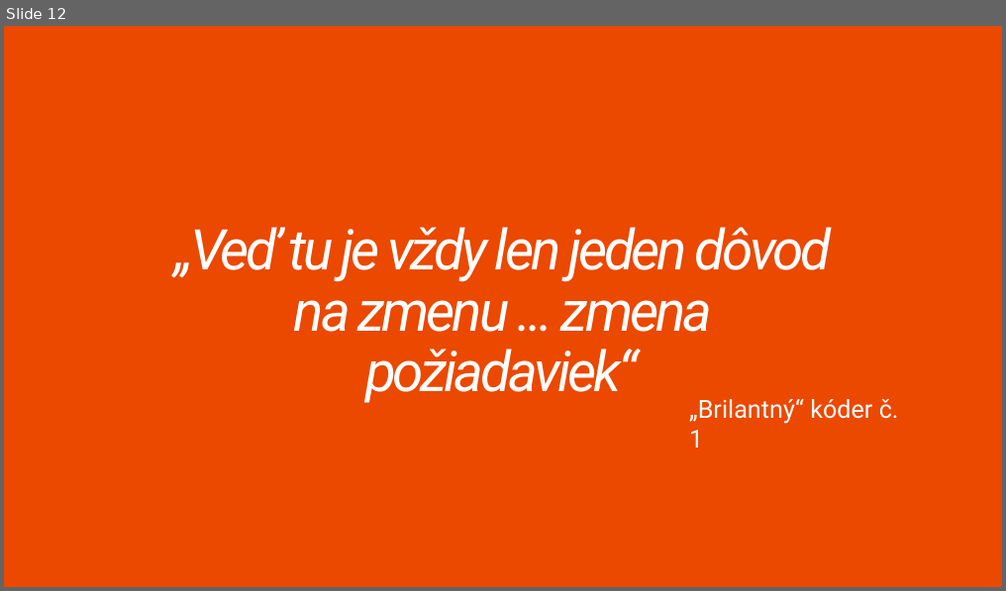
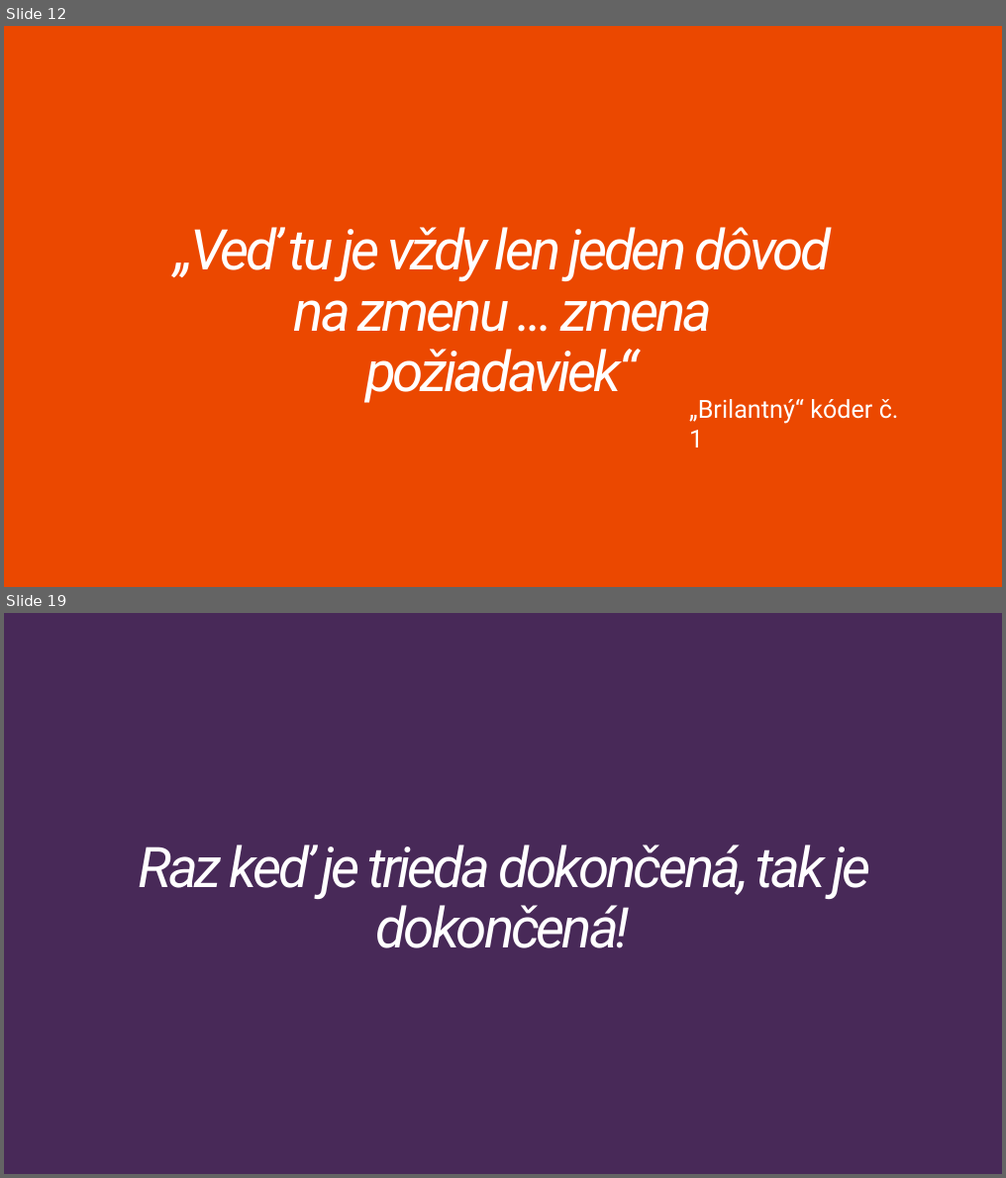
Before and after one commit to Burgyn/SOLID-Principles, a slide deck: SOLIDPrinciples.pptx. Shown one above the other, each under a label of ours: slide 12 before the commit, slides 12 and 19 after it; the slides between them are not shown. The pictures are 1006x591 and 1006x1178 pixels, drawn with LibreOffice and Linux fonts; fonts in the diff are those of the drawing. Boxes give left, top, right and bottom in pixels: in the first picture for what was removed or moved away, otherwise in the second. Text is boxed around its words. In the diff, an @@ line names an element or a change of style, - is before the commit and + after.

```diff
--- a/SOLIDPrinciples.pptx
+++ b/SOLIDPrinciples.pptx
@@ slide 19 added at bbox=[4, 613, 1002, 1174], background #482958 @@
@@ title added at bbox=[138, 845, 871, 949], 54 pt, text #FFFFFF, italic @@
+Raz keď je trieda dokončená, tak je dokončená!
```
Also in this commit, not shown: 2 slides changed, 6 other slides added.
